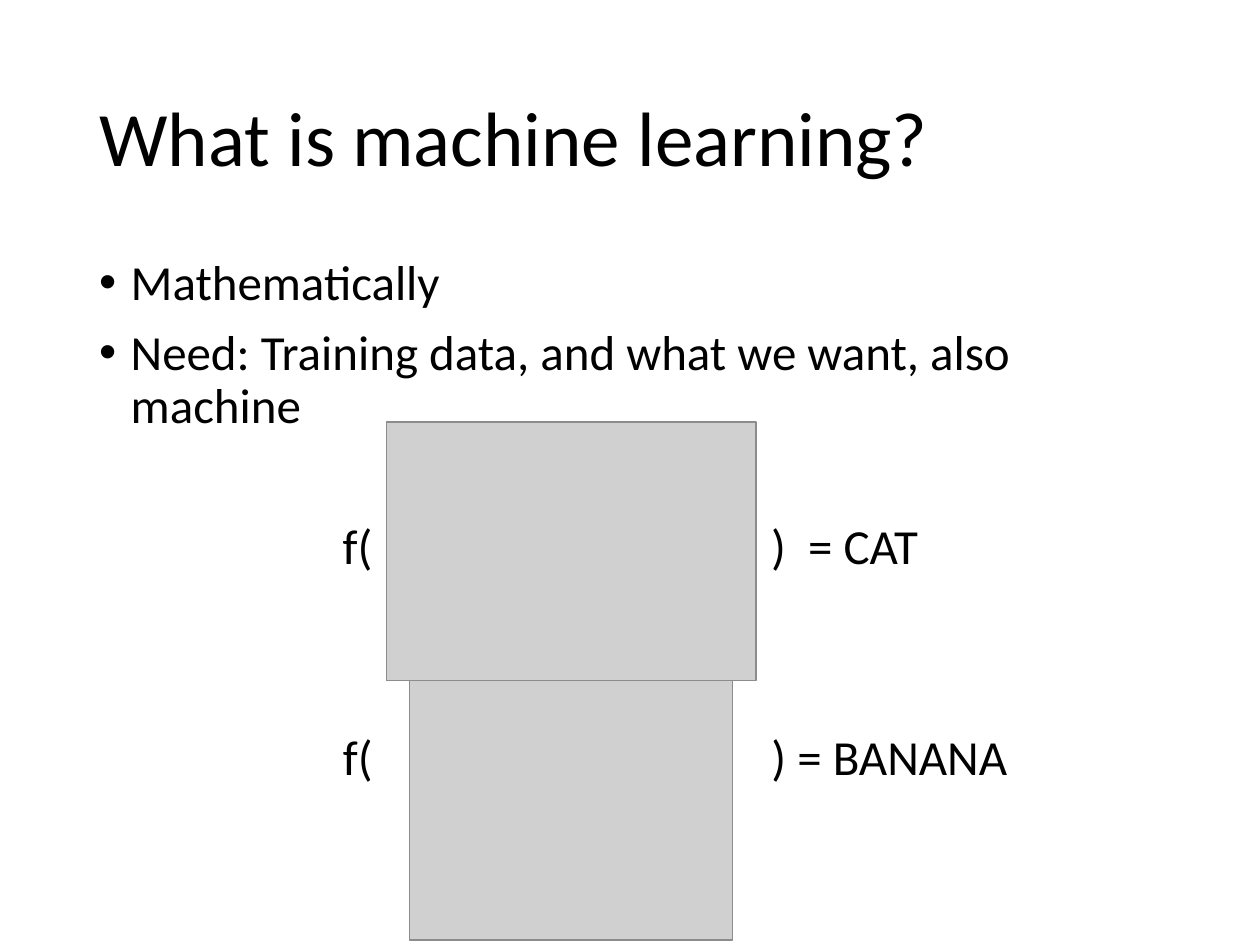
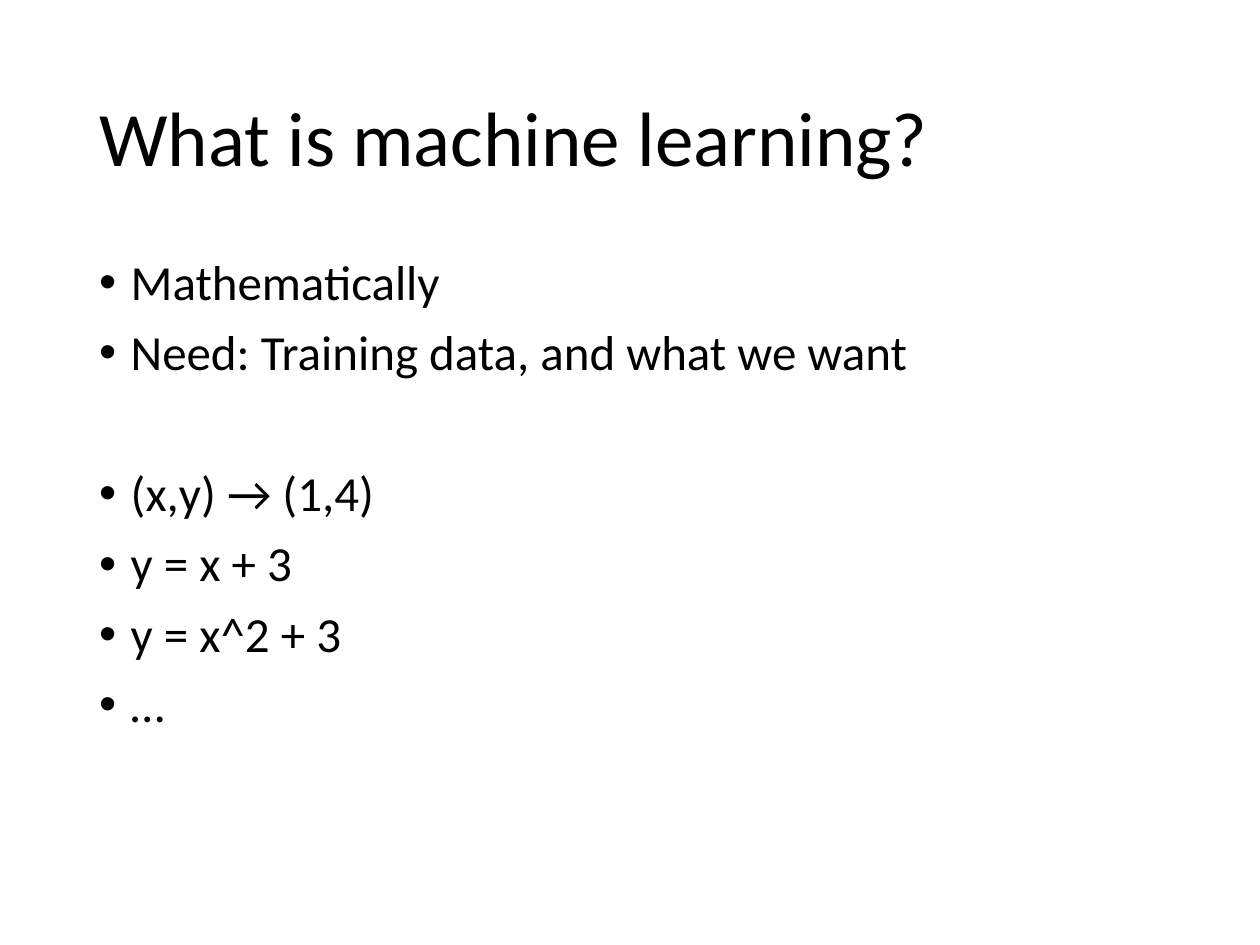
Before and after one commit to hansxiao7/Machine-learning-101, a slide deck: slide 7 of week1/Introduction to ML.pptx. Drawn at 1260x945 pixels with LibreOffice and Linux fonts; fonts in the diff are those of the drawing; grey boxes stand for pictures. Boxes give left, top, right and bottom in pixels: in the first picture for what was removed or moved away, otherwise in the second. Text is boxed around its words. In the diff, an @@ line names an element or a change of style, - is before the commit and + after.

```diff
--- a/week1/Introduction to ML.pptx
+++ b/week1/Introduction to ML.pptx
@@ text at (131,336,906,660): text changed @@
-• Need: Training data, and what we want, also machine
-f( ) = CAT
-f( ) = BANANA
+• Need: Training data, and what we want
+• (x,y) → (1,4)
+• y = x + 3
+• y = x^2 + 3
+• …
@@ picture removed at (387,422,756,680) @@
@@ picture removed at (410,680,732,940) @@
```
Also in this commit, not shown: 1 slide added.
